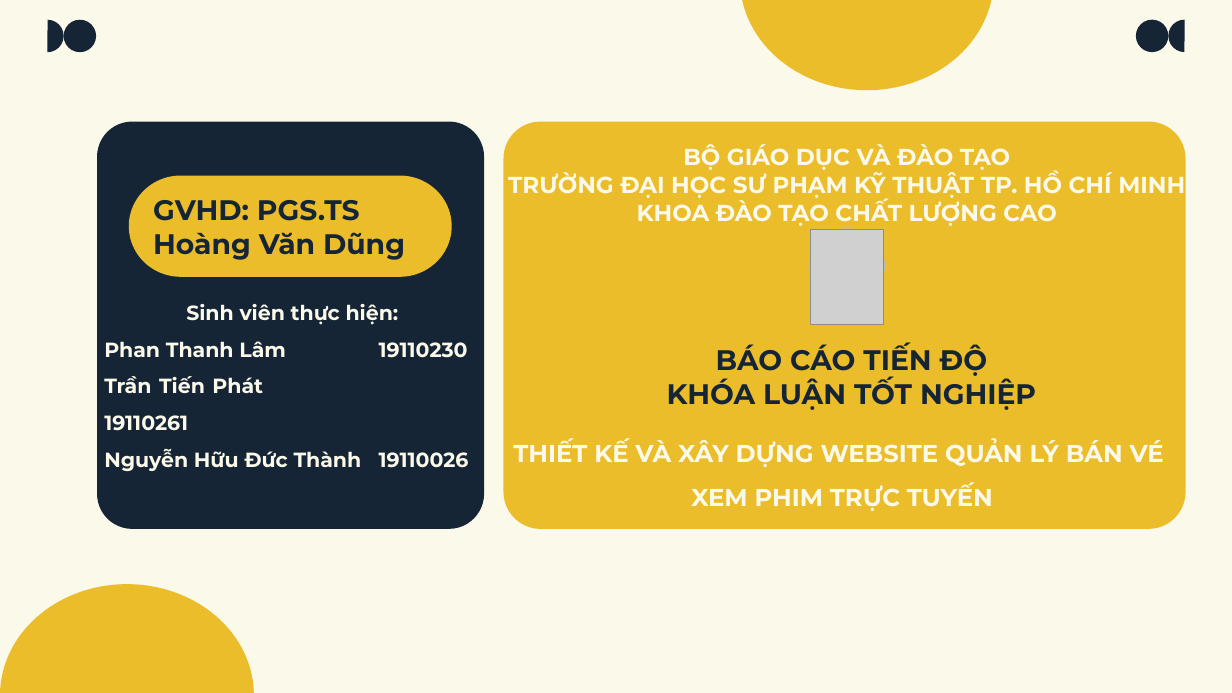
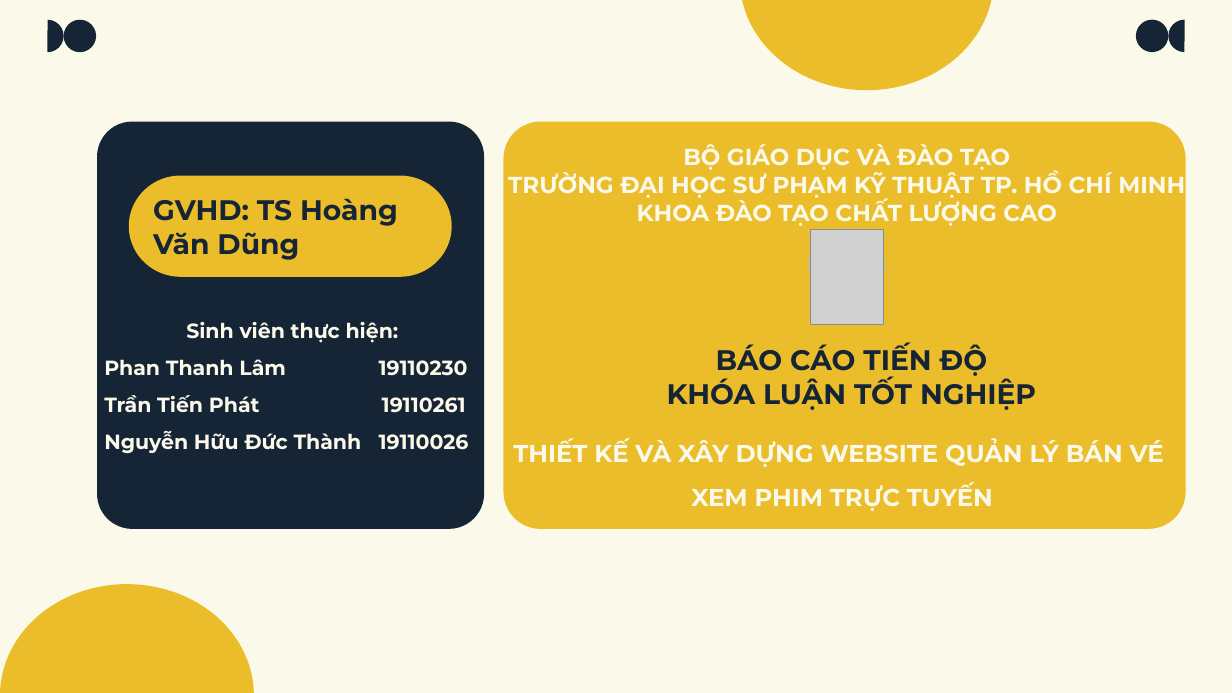
Before and after one commit to TorunoCode/KLTN, a slide deck: slide 1 of PhanThanhLam_TranTienPhat_NguyenHuuDucThanh.pptx. Drawn at 1232x693 pixels with LibreOffice and Linux fonts; fonts in the diff are those of the drawing; grey boxes stand for pictures. Boxes give left, top, right and bottom in pixels: in the first picture for what was removed or moved away, otherwise in the second. Text is boxed around its words. In the diff, an @@ line names an element or a change of style, - is before the commit and + after.

```diff
--- a/PhanThanhLam_TranTienPhat_NguyenHuuDucThanh.pptx
+++ b/PhanThanhLam_TranTienPhat_NguyenHuuDucThanh.pptx
@@ text in pill shape at bbox=[153, 198, 398, 260]: text changed @@
-GVHD: PGS.TS Hoàng Văn Dũng
+GVHD: TS Hoàng Văn Dũng
@@ text "Sinh viên thực hiện:" rewrapped from bbox=[104, 304, 469, 471] to bbox=[104, 322, 469, 453] @@
```
Also in this commit, not shown: 16 other slides changed, 1 slide added, 2 slides removed.
